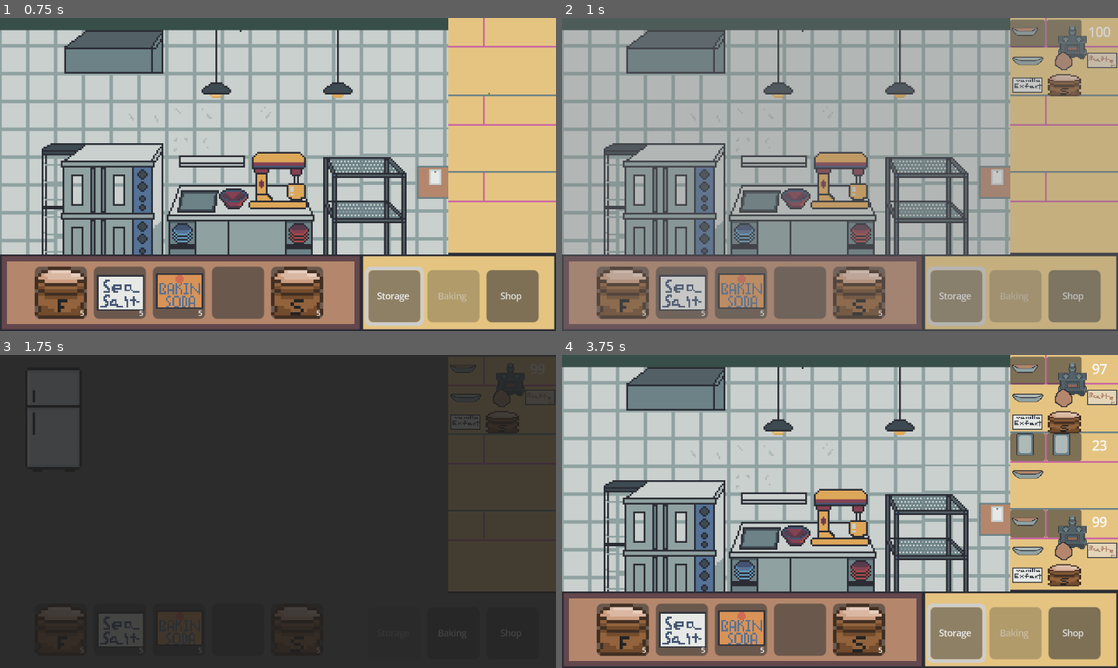
Above: before the commit, frames 1-4 (two rows, left to right).
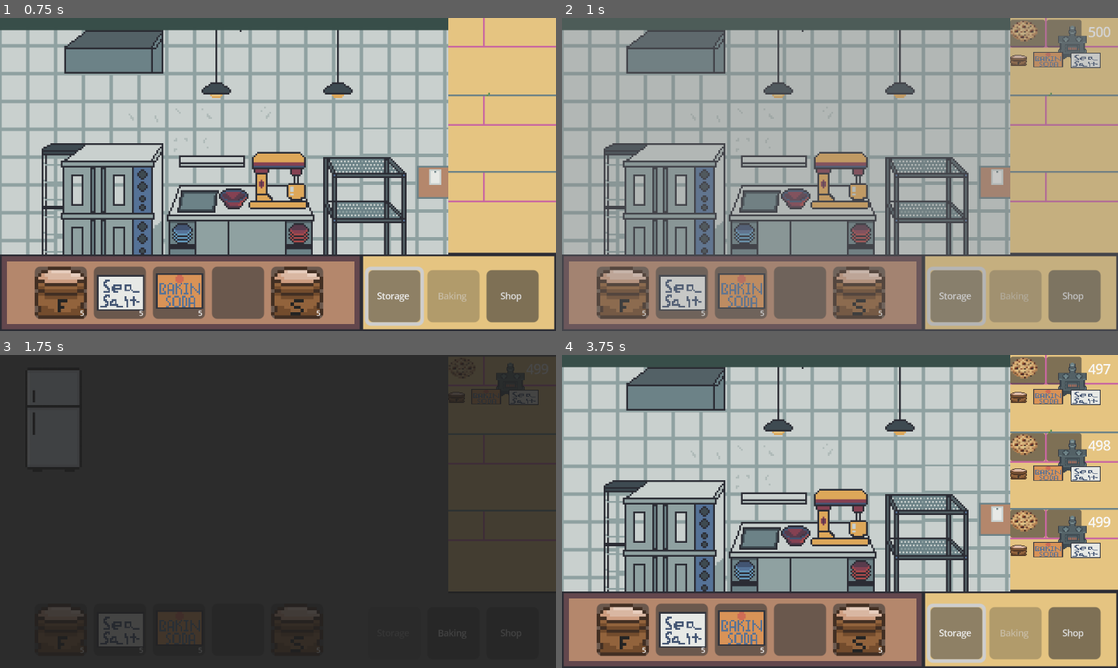
Above: after the commit, the same moments.

Repository: amusci/sweet-treat
Game: Godot game, scene res://Scenes/Areas/bakery_playground.tscn
Two runs of this game, one before a commit and one after it. Both use one fixed random seed, a clock stepped at 60 frames per second and the inputs below.
Inputs:
- Up to frame 1 (0.75 s): click "Storage" at 0.5 s
- Up to frame 2 (1 s): no input
- Up to frame 3 (1.75 s): click "Shop" at 1.25 s
- Up to frame 4 (3.75 s): click "Baking" at 2 s; click "Shop" at 2.75 s; click "Storage" at 3.5 s

Frame 1 is identical in both runs. In frame 2, 1.7% of the frame differs, in the area x 80-100%, y 0-26%; in frame 3, 0.4%; in frame 4, 5.2%, in the area x 80-100%, y 0-74%.

Commit message:
Mixing button now pushes the recipe to the next step

Diff:
--- a/Resources/RecipeResources/FinishedRecipeResources/chocolate_chip_cookie.tres
+++ b/Resources/RecipeResources/FinishedRecipeResources/chocolate_chip_cookie.tres
@@ -1,6 +1,6 @@
 [gd_resource type="Resource" script_class="Recipe" load_steps=6 format=3 uid="uid://bq7n7n1o4h666"]
 
-[ext_resource type="Texture2D" uid="uid://cghjqli5la48e" path="res://Assets/FoodAssets/FinishedFoodAssets/CookieAssets/cookie.png" id="1_1rjr2"]
+[ext_resource type="Texture2D" uid="uid://c3sad6hogv6ue" path="res://Assets/FoodAssets/FinishedFoodAssets/CookieAssets/cookiebomb.png" id="1_0io6r"]
 [ext_resource type="Script" uid="uid://db58b0en31pin" path="res://Scripts/ResourceClasses/Recipe.gd" id="1_la24q"]
 [ext_resource type="Script" uid="uid://2afi4mayu2gq" path="res://Scripts/ResourceClasses/RecipeRequirement.gd" id="1_mcsu6"]
 [ext_resource type="Resource" uid="uid://bbpdh55jflj0h" path="res://Resources/RecipeResources/InbetweenRecipeResources/cookie_dough.tres" id="2_k3dlt"]
@@ -12,10 +12,10 @@
 [resource]
 script = ExtResource("1_la24q")
 title = "Chocolate Chip Cookie"
-icon = ExtResource("1_1rjr2")
+icon = ExtResource("1_0io6r")
 description = "This is a CCC"
 category = "finished"
 ingredients = Array[ExtResource("1_mcsu6")]([SubResource("Resource_k3yvg")])
 tool_required = "oven"
 sell_price = 0.0
-time_to_make = 23.0
+time_to_make = 500.0
--- a/Scenes/NonUpgradables/tablehotbar/hotbar.gd
+++ b/Scenes/NonUpgradables/tablehotbar/hotbar.gd
@@ -1,6 +1,5 @@
 extends Control
-
-
+#TODO: Finished recipes should output money for the user.
 # Called when the node enters the scene tree for the first time.
 func _ready() -> void:
 	pass
--- a/Scenes/NonUpgradables/tablehotbar/hotbar.tscn
+++ b/Scenes/NonUpgradables/tablehotbar/hotbar.tscn
@@ -1,6 +1,5 @@
-[gd_scene load_steps=7 format=3 uid="uid://q1v1svbbga3m"]
+[gd_scene load_steps=6 format=3 uid="uid://q1v1svbbga3m"]
 
-[ext_resource type="Script" uid="uid://j4lctlyhillb" path="res://Scenes/NonUpgradables/tablehotbar/hotbar.gd" id="1_yxu82"]
 [ext_resource type="PackedScene" uid="uid://dfseuxorrds8m" path="res://Scenes/NonUpgradables/tablehotbar/inventory_slot.tscn" id="2_wps2s"]
 [ext_resource type="Resource" uid="uid://bscgdv7tmnru" path="res://Resources/IngredientResources/dryIngredientResources/baking_soda.tres" id="4_hjnd8"]
 [ext_resource type="Resource" uid="uid://b5gvgfhupsx1o" path="res://Resources/IngredientResources/dryIngredientResources/flour.tres" id="5_24xdc"]
@@ -17,7 +16,6 @@
 grow_horizontal = 2
 size_flags_horizontal = 8
 alignment = 1
-script = ExtResource("1_yxu82")
 
 [node name="Slot" parent="." instance=ExtResource("2_wps2s")]
 layout_mode = 2
--- a/Scenes/Orders/Order.tscn
+++ b/Scenes/Orders/Order.tscn
@@ -7,6 +7,7 @@
 [node name="Control" type="Control"]
 custom_minimum_size = Vector2(50, 40)
 layout_mode = 3
+anchors_preset = 15
 anchor_right = 1.0
 anchor_bottom = 1.0
 grow_horizontal = 2
--- a/Scenes/Orders/order.gd
+++ b/Scenes/Orders/order.gd
@@ -1,67 +1,97 @@
-# order.gd
 extends Control
-
-###TODO: Maybe a button the cancel orders you don't want to do?
-######## Need to also show previous inbetween recipes.. no clue how to ######## do this...
 
 var label: Label
 var recipe
 var grid_container: GridContainer
 var output_texture: TextureRect
 var machine_texture: TextureRect
-var order_id  # Store unique ID
-var container_parent  # Order container
+var order_id
+var container_parent
+var current_step_to_show: Recipe
 
 func setup(order_data_param):
-	# Store the unique ID
 	order_id = order_data_param.id
-
-	# Get reference to the container parent
 	call_deferred("_get_container_parent")
 
-	# Get references to existing nodes in the scene
+	# Get references
 	label = get_node("Label")
 	grid_container = get_node("GridContainer")
 	output_texture = get_node("OutputPanel/TextureRect")
 	machine_texture = get_node("StationPanel/TextureRect")
 
-	# Set the output recipe texture in the top-left panel
-	output_texture.texture = order_data_param.recipe.icon
-	machine_texture.texture = order_data_param.recipe.tool_required_icon
+	recipe = order_data_param.recipe
 
-	# Clear existing grid items
+	# Always show customer's final order icon
+	output_texture.texture = recipe.icon
+	machine_texture.texture = recipe.tool_required_icon
+
+	# Listen to progress updates
+	if not OrderManager.order_progress_updated.is_connected(_on_order_progress_updated):
+		OrderManager.order_progress_updated.connect(_on_order_progress_updated)
+
+	# Initial display from OrderManager’s persisted state
+	_refresh_step_from_manager()
+	_update_display()
+	_update_label(order_data_param)
+
+func _on_order_progress_updated(updated_id):
+	# Update progress of order
+	if updated_id == order_id:
+		_refresh_step_from_manager()
+		_update_display()
+
+func _refresh_step_from_manager():
+	# Get step from OrderManager
+	var step := OrderManager.get_display_step(order_id)
+	current_step_to_show = step if step != null else recipe
+
+func _update_display():
+	# Update machine/tool for current step
+	if current_step_to_show and "tool_required_icon" in current_step_to_show:
+		machine_texture.texture = current_step_to_show.tool_required_icon
+	else:
+		machine_texture.texture = recipe.tool_required_icon
+
+	# Update ingredients list for current step
+	_update_ingredients_display()
+	_update_goal_display()
+
+func _update_ingredients_display():
+	# Show the ingredients in the recipe
 	for child in grid_container.get_children():
 		child.queue_free()
 
-	# Populate grid with ingredients (up to 6 slots)
-	var ingredient_count = min(order_data_param.ingredients.size(), 6)
+	if current_step_to_show == null:
+		return
+
+	var ingredients_to_show = current_step_to_show.ingredients
+	var ingredient_count = min(ingredients_to_show.size(), 6) # Up to 6
 
 	for i in range(ingredient_count):
-		var recipe_requirement = order_data_param.ingredients[i]
+		var recipe_requirement = ingredients_to_show[i]
 		var actual_ingredient = recipe_requirement.ingredient
 
-		# Create new TextureRect for this ingredient
 		var ingredient_texture = TextureRect.new()
 		ingredient_texture.texture = actual_ingredient.icon
 		ingredient_texture.stretch_mode = TextureRect.STRETCH_KEEP_ASPECT_CENTERED
 		ingredient_texture.z_index = 1
 		grid_container.add_child(ingredient_texture)
 
-	# Fill remaining slots
 	var remaining_slots = 6 - ingredient_count
 	for i in range(remaining_slots):
 		var empty_texture = TextureRect.new()
 		empty_texture.z_index = 1
 		grid_container.add_child(empty_texture)
 
-	# Set up the rest of the order data
-	recipe = order_data_param.recipe
-
-	# Update label to show time left
-	_update_label(order_data_param)
+func _update_goal_display():
+	# Debug pretty print
+	if current_step_to_show == recipe:
+		print("Final Step: " + recipe.title)
+	else:
+		print("Next: " + current_step_to_show.title)
 
 func _get_container_parent():
-	# Find the order container parent
+	# Get the container
 	var current = get_parent()
 	while current:
 		if current.has_method("remove_order_ui"):
@@ -70,23 +100,21 @@
 		current = current.get_parent()
 
 func _process(delta):
-	# Get the current order data from OrderManager using the order ID
+	# Check if we have an order as well as update the timer
 	var current_order_data = OrderManager.get_order_by_id(order_id)
 
 	if current_order_data.is_empty():
-		# Order no longer exists in OrderManager REMOVE IT
 		queue_free()
 		return
 
-	# Update the label with current time
 	_update_label(current_order_data)
 
 func _update_label(order_data):
-	# Update label with time left
+	# Update timer
 	if is_instance_valid(label):
 		var time_left = int(order_data.time_left)
 		label.text = str(time_left)
 
 func get_order_data():
-	# Helper function to get order data
+	# Helper function to get the order id data
 	return OrderManager.get_order_by_id(order_id)
--- a/Scenes/Orders/order_container.gd
+++ b/Scenes/Orders/order_container.gd
@@ -1,60 +1,48 @@
-# order_container.gd
 extends VBoxContainer
-
-###TODO: UI is hell
-
 @export var order_scene: PackedScene
 var orders_container: VBoxContainer
-var order_instances: Dictionary = {}  # Track order instances by order_id instead of order_data
+var order_instances: Dictionary = {} # Track order instances by order_id instead of order_data
 
 func _ready():
-	# Get reference to self since this script IS the VBoxContainer
+	add_to_group("order_containers")
 	orders_container = self
 
-	# Connect signals from OrderManager
 	OrderManager.order_added.connect(_on_order_added)
 	OrderManager.order_removed.connect(_on_order_removed)
 
-	# Restore existing orders when returning to this scene
-	restore_existing_orders()
+	restore_existing_orders() # Restore orders on scene switch
 
 func restore_existing_orders():
-	# Clear any existing UI elements first
+	# Restore existing order on scene switch
 	clear_all_orders()
-
-	# Get all active orders from OrderManager and create UI for them
 	var active_orders = OrderManager.get_active_orders()
 	for order_data in active_orders:
 		create_order_ui(order_data)
 
 func clear_all_orders():
-	# Clear the tracking dictionary
+	# CLEAR ALL THEM ORDERS
 	order_instances.clear()
-
-	# Remove all order UI elements
 	for child in orders_container.get_children():
 		child.queue_free()
 
 func create_order_ui(order_data):
-	# Create new order instance
+	# Create an order using the data from OrderManager
 	var order_instance = order_scene.instantiate()
 	order_instance.setup(order_data)
 	orders_container.add_child(order_instance)
-
-	# Track this instance by order ID
 	order_instances[order_data.id] = order_instance
 
 func _on_order_added(order_data):
-	# Only add if we don't already have UI for this order
+	# If the order doesnt exist, create it
 	if not order_instances.has(order_data.id):
 		create_order_ui(order_data)
 
 func _on_order_removed(order_data):
-	# Remove UI for the expired order
+	# Remove order from UI
 	remove_order_ui(order_data)
 
-# Call this when an order is completed/expired to remove its UI
 func remove_order_ui(order_data):
+	# Remove order from dictionary and UI
 	if order_instances.has(order_data.id):
 		var order_instance = order_instances[order_data.id]
 		order_instances.erase(order_data.id)
--- a/Scripts/MachineClasses/Machine.gd
+++ b/Scripts/MachineClasses/Machine.gd
@@ -286,6 +286,10 @@
 	# Save state after crafting
 	_save_machine_state()
 
+	# Let OrderManager know that we crafted an inbetween item so we can update the UI
+	if OrderManager:
+		OrderManager.notify_crafted_recipe(recipe)
+
 	print("Successfully crafted: ", recipe.title)
 	return recipe
 
--- a/Scripts/Singleton/OrderManager.gd
+++ b/Scripts/Singleton/OrderManager.gd
@@ -1,40 +1,43 @@
-# ordermanager.gd
 extends Node
+
 ###TODO: Money will eventually be implemented, please continue to stress yourself out about this
 var available_recipes: Array = []
 var active_orders: Array = []
+var progress_by_order_id: Dictionary = {}
 @export var max_orders := 3
 @export var spawn_interval := 1.0
 var spawn_timer := 0.0
+
 signal order_added(order_data)
 signal order_removed(order_data)
 signal orders_restored(orders_array)
+signal order_progress_updated(order_id)
 
 func _ready():
 	# Make sure DataManager already loaded the recipes
-	if DataManager.inbetween_recipes.size() > 0:
+	if DataManager.finished_recipes.size() > 0:
 		init_recipes()
 	else:
 		print("No finished recipes available!")
 
 func init_recipes():
-	# Put the available recipes into an array
-	available_recipes = DataManager.inbetween_recipes.values()
+	available_recipes = DataManager.finished_recipes.values()
 	print("Loaded ", available_recipes.size(), " recipes:")
 	for recipe in available_recipes:
 		print("- ", recipe.title)
 
 func _process(delta):
 	# Update existing orders time_left
-	for i in range(active_orders.size() - 1, -1, -1):  # Iterate backwards to safely remove
+	for i in range(active_orders.size() - 1, -1, -1):
 		var order_data = active_orders[i]
 		order_data.time_left -= delta
 
 		if order_data.time_left <= 0:
-			# Order expired
 			print("Order expired: ", order_data.recipe.title)
 			order_removed.emit(order_data)
 			active_orders.remove_at(i)
+			# Cleanup progress
+			progress_by_order_id.erase(order_data.id)
 
 	# Spawn an order if we under limit
 	spawn_timer += delta
@@ -44,41 +47,142 @@
 
 func spawn_order():
 	# Spawn order functionality
-	var recipe = available_recipes.pick_random() # Choose random recipe
-	var order_data = { # House recipe data in dictionary
-		"id": Time.get_unix_time_from_system() + randf(), # Unique ID
+	var recipe = available_recipes.pick_random()
+	var order_data = {
+		"id": Time.get_unix_time_from_system() + randf(),
 		"recipe": recipe,
 		"time_left": recipe.time_to_make,
 		"ingredients": recipe.ingredients,
-		"tool_icon" : recipe.tool_required_icon
+		"tool_icon": recipe.tool_required_icon
 	}
-	active_orders.append(order_data) # Create new order in array
-	#print("New order: ", recipe.title, " (", active_orders.size(), "/", max_orders, ")")
-	order_added.emit(order_data) # Tell our container to add an order
+	active_orders.append(order_data)
+	_init_order_progress(order_data)
+	order_added.emit(order_data)
 
 func remove_order_by_data(order_data):
 	# Remove order functionality
 	var index = active_orders.find(order_data)
 	if index != -1:
 		active_orders.remove_at(index)
+		progress_by_order_id.erase(order_data.id)
 		print("Removed order: ", order_data.recipe.title, " (", active_orders.size(), "/", max_orders, ")")
 	else:
 		print("Error: Could not find order to remove!")
 
 func get_active_orders() -> Array:
-	# Helper function to get active orders
+	# Helper function to return active order array
 	return active_orders
 
-
 func get_order_by_id(order_id) -> Dictionary:
-	# Helper function to get order id
+	# Helper function to return order id
 	for order in active_orders:
 		if order.id == order_id:
 			return order
 	return {}
 
-
 func complete_order(order_data):
-	# Complete order functionality
 	remove_order_by_data(order_data)
 	# TODO: MONEY TIME
+
+func _init_order_progress(order_data: Dictionary) -> void:
+
+	var order_id = order_data.id
+	var final_recipe: Recipe = order_data.recipe
+	var completed := PackedStringArray()
+	var display_step := _compute_next_step_to_show(final_recipe, completed)
+	var display_path := display_step.resource_path if display_step != null else final_recipe.resource_path
+
+	progress_by_order_id[order_id] = {
+		"completed_set": completed,
+		"display_step_path": display_path,
+	}
+
+func get_display_step(order_id) -> Recipe:
+	if not progress_by_order_id.has(order_id):
+		var order = get_order_by_id(order_id)
+		if order.is_empty():
+			return null
+		_init_order_progress(order)
+
+	var display_path: String = progress_by_order_id[order_id].display_step_path
+	var r := load(display_path)
+	return r if r is Recipe else null
+
+func notify_crafted_recipe(crafted_recipe: Recipe) -> void:
+	# Forward only visual progress
+	if crafted_recipe == null:
+		return
+
+	for order_data in active_orders:
+		var order_id = order_data.id
+		if not progress_by_order_id.has(order_id):
+			_init_order_progress(order_data)
+
+		var final_recipe: Recipe = order_data.recipe
+		var prog = progress_by_order_id[order_id]
+		var completed: PackedStringArray = prog.completed_set
+
+		# If crafted recipe isn't part of this order at all SKIP
+		if not _recipe_depends_on(final_recipe, crafted_recipe):
+			continue
+
+		# If already counted for this order SKIP
+		if completed.has(crafted_recipe.resource_path):
+			continue
+
+		# Check to see if this is the step needed
+		var next_needed := _compute_next_step_to_show(final_recipe, completed)
+		if next_needed == crafted_recipe:
+			# Mark done
+			completed.append(crafted_recipe.resource_path)
+
+			# Rechceck next display step
+			var new_next := _compute_next_step_to_show(final_recipe, completed)
+			var new_display_path := (new_next.resource_path if new_next != null else final_recipe.resource_path)
+
+			# Move to next path that is deeper
+			prog.completed_set = completed
+			prog.display_step_path = new_display_path
+			progress_by_order_id[order_id] = prog
+
+			order_progress_updated.emit(order_id)
+			# Return the first applicable order progresses
+			return
+
+	# If the crafted recipe is a parent later in the chain or not the immediate need, we ignore for now.
+
+func _recipe_depends_on(final_recipe: Recipe, candidate: Recipe) -> bool:
+	# Helper function to return if the recipe depends on the ingredient
+	if final_recipe == candidate:
+		return true
+	for req in final_recipe.ingredients:
+		var ing = req.ingredient
+		if ing is Recipe and _recipe_depends_on(ing, candidate):
+			return true
+	return false
+
+func _all_subrecipes_completed(r: Recipe, completed: PackedStringArray) -> bool:
+	# Helper function to return if the subrecipe is completed
+	for req in r.ingredients:
+		var ing = req.ingredient
+		if ing is Recipe:
+			if not completed.has(ing.resource_path):
+				return false
+	return true
+
+func _compute_next_step_to_show(target: Recipe, completed: PackedStringArray) -> Recipe:
+	# Helper function to return the deepest missing subrecipe
+	var missing := _find_first_missing_subrecipe(target, completed)
+	return missing if missing != null else target
+
+func _find_first_missing_subrecipe(r: Recipe, completed: PackedStringArray) -> Recipe:
+	# Depth-first-search to find recipe we need
+	for req in r.ingredients:
+		var ing = req.ingredient
+		if ing is Recipe:
+			if not completed.has(ing.resource_path):
+				# Before we can show r we must dive deeper
+				var deeper := _find_first_missing_subrecipe(ing, completed)
+				return deeper if deeper != null else ing
+	# All subrecipes done
+	return null
Binary file added: Assets/FoodAssets/FinishedFoodAssets/CookieAssets/cookiebomb.png
Not shown, added: Assets/FoodAssets/FinishedFoodAssets/CookieAssets/cookiebomb.png.import
Not shown, changed: .gitignore
